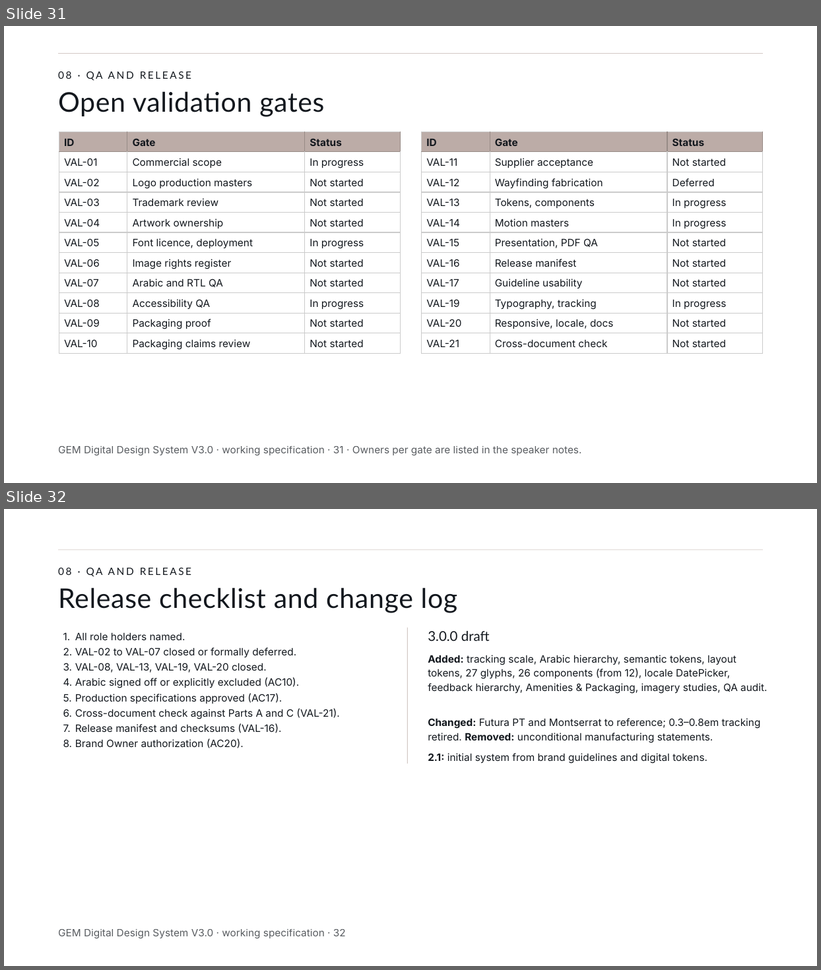
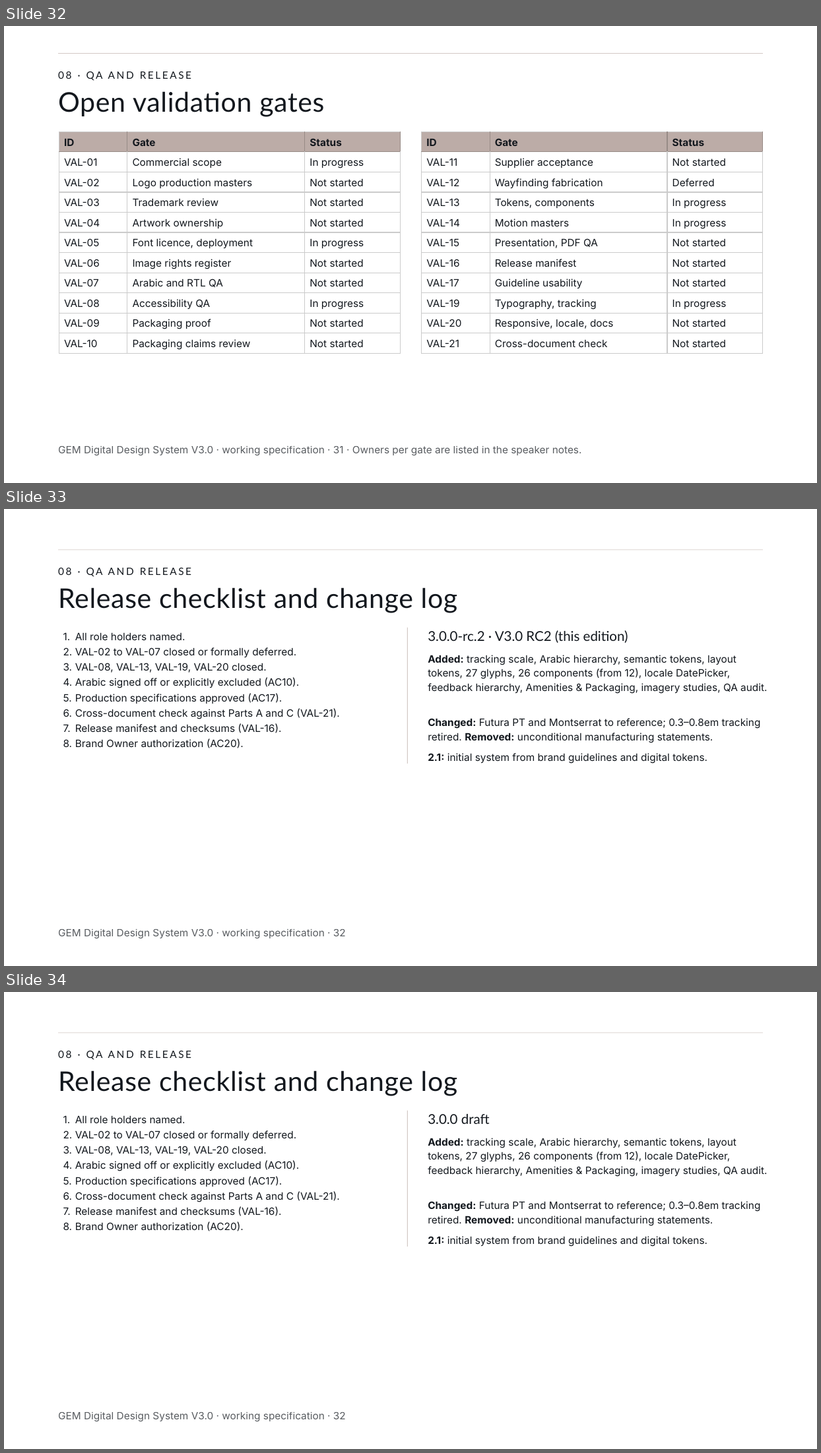
Before and after one commit to mashaelalh/GEM, a slide deck: PartB_RC2/01_source/B-RC2.pptx. Shown one above the other, each under a label of ours: slides 31 and 32 before the commit, slides 32, 33 and 34 after it. The pictures are 821x970 and 821x1453 pixels, drawn with LibreOffice and Linux fonts; fonts in the diff are those of the drawing. Boxes give left, top, right and bottom in pixels: in the first picture for what was removed or moved away, otherwise in the second. Text is boxed around its words. In the diff, an @@ line names an element or a change of style, - is before the commit and + after.

```diff
--- a/PartB_RC2/01_source/B-RC2.pptx
+++ b/PartB_RC2/01_source/B-RC2.pptx
@@ slide 33 added at [4,509,817,966], background #FFFFFF @@
@@ rectangle added at [58,550,764,551], fill #BCACA7 @@
@@ text added at [58,568,191,577], 12 pt, text #12171D @@
+08 · QA AND RELEASE
@@ title added at [58,588,457,613], 32 pt, text #12171D @@
+Release checklist and change log
@@ line added from (407, 627) to (407, 764), #BCACA7 0.5 pt @@
@@ text added at [75,632,339,749], 12 pt, text #12171D @@
+1. All role holders named.
+2. VAL-02 to VAL-07 closed or formally deferred.
+3. VAL-08, VAL-13, VAL-19, VAL-20 closed.
+4. Arabic signed off or explicitly excluded (AC10).
+5. Production specifications approved (AC17).
+6. Cross-document check against Parts A and C (VAL-21).
+7. Release manifest and checksums (VAL-16).
+8. Brand Owner authorization (AC20).
@@ text added at [428,630,628,643], 16 pt, text #12171D @@
+3.0.0-rc.2 · V3.0 RC2 (this edition)
@@ text added at [428,655,767,694], 12 pt, text #12171D @@
+Added: tracking scale, Arabic hierarchy, semantic tokens, layout tokens, 27 glyphs, 26 components (from 12), locale DatePicker, feedback hierarchy, Amenities & Packaging, imagery studies, QA audit.
@@ text added at [428,718,761,743], 12 pt, text #12171D @@
+Changed: Futura PT and Montserrat to reference; 0.3–0.8em tracking retired. Removed: unconditional manufacturing statements.
@@ text added at [428,753,708,764], 12 pt, text #12171D @@
+2.1: initial system from brand guidelines and digital tokens.
@@ text added at [58,929,346,939], 12 pt, text #12171D at 70% opacity @@
+GEM Digital Design System V3.0 · working specification · 32
@@ what was slide 31 is now slide 32 @@
@@ what was slide 32 is now slide 34 @@
```
Also in this commit, not shown: 6 slides changed, 1 other slide added, 1 other file.
